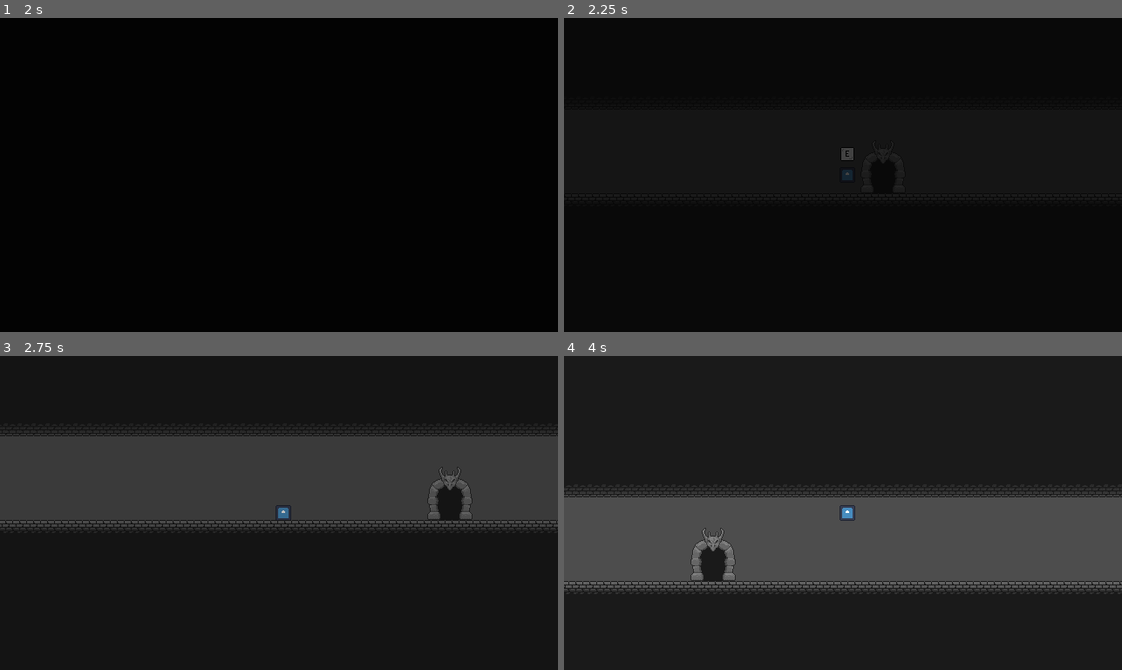
Above: before the commit, frames 1-4 (two rows, left to right).
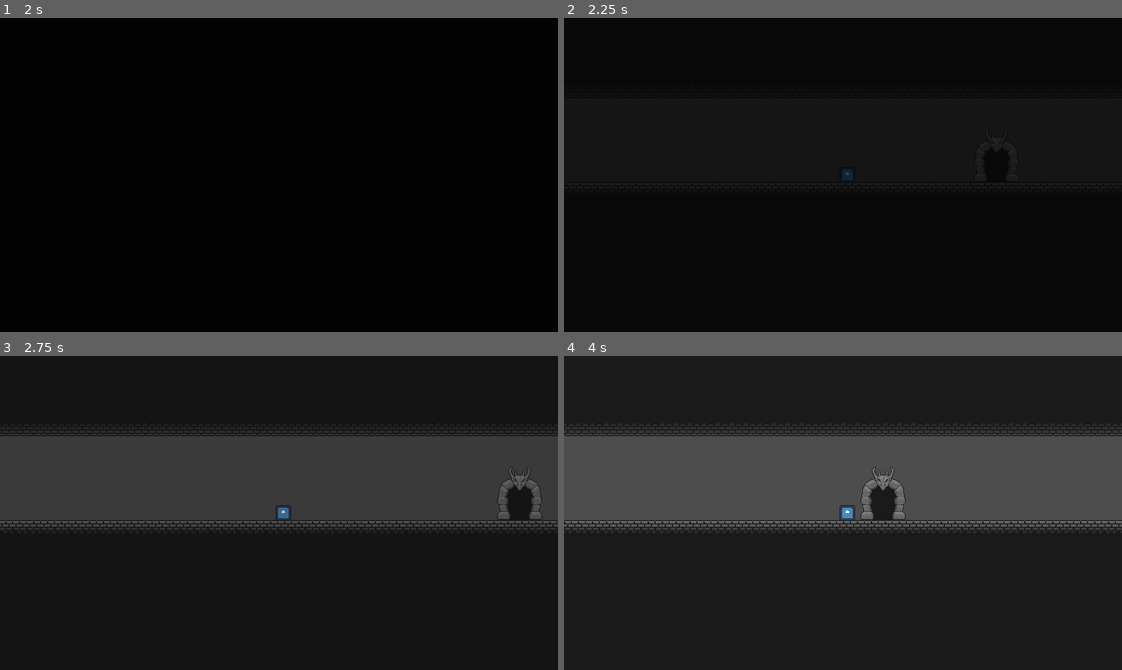
Above: after the commit, the same moments.

Repository: MatthewBL/Gates-and-Gems
Game: Godot game, scene res://scenes/level_manager/level_manager.tscn
Two runs of this game, one before a commit and one after it. Both use one fixed random seed, a clock stepped at 60 frames per second and the inputs below. The engine's default icon, where the game draws it, is replaced by a stand-in: a white triangle on a blue panel in a dark square.
Inputs:
- Up to frame 1 (2 s): tap Enter at 0.5 s; hold Space (ui_accept) 0.53-1.28 s; hold D (ui_right) from 0.53 s (still down); tap E (interact) at 1.35 s; tap Space (ui_accept) at 1.52, 1.55, 1.82 s
- Up to frame 2 (2.25 s): tap Space (ui_accept) at 2 s; release D (ui_right) at 2.03 s; hold A (ui_left) from 2.03 s (still down); hold Space (ui_accept) from 2.03 s (still down)
- Up to frame 3 (2.75 s): keep holding A (ui_left); keep holding Space (ui_accept)
- Up to frame 4 (4 s): release A (ui_left) at 2.78 s; release Space (ui_accept) at 2.78 s; hold D (ui_right) from 2.78 s (still down); tap E (interact) at 2.85 s; tap Space (ui_accept) at 3.02, 3.05, 3.32 s; hold Space (ui_accept) from 3.53 s (still down)

Frame 1 is identical in both runs. In frame 2, less than 0.1% of the frame differs, in the area x 49-61%, y 41-54%; in frame 3, 1.4%; in frame 4, 41%, in the area x 0-100%, y 21-76%.

Commit message:
Updated velocities

Diff:
--- a/player_movement.gd
+++ b/player_movement.gd
@@ -1,9 +1,9 @@
 class_name PlayerMovement
 extends CharacterBody2D
 
-const SPEED = 300.0
-const JUMP_VELOCITY = -400.0
-const QUICKSAND_JUMP_VELOCITY = -300.0
+const SPEED = 200.0
+const JUMP_VELOCITY = -300.0
+const QUICKSAND_MOVEMENT_VELOCITY_MULTIPLIER = 0.5
 const MAX_DROP_VELOCITY = 1200.0
 const MAX_QUICKSAND_VELOCITY = 100.0
 const QUICKSAND_GRAVITY_MULTIPLIER = 0.2
@@ -32,10 +32,7 @@
 func _physics_process(delta: float) -> void:
 	# Add the gravity.
 	if not is_on_floor():
-		if onQuickSand:
-			velocity += QUICKSAND_GRAVITY_MULTIPLIER * get_gravity() * delta
-		else:
-			velocity += get_gravity() * delta
+		velocity += get_gravity() * delta
 
 	# Max quicksand velocity
 	if onQuickSand and velocity.y > MAX_QUICKSAND_VELOCITY:
@@ -47,10 +44,7 @@
 
 	# Handle jump.
 	if Input.is_action_just_pressed("ui_accept") and (is_on_floor() or onQuickSand):
-		if onQuickSand:
-			velocity.y += QUICKSAND_JUMP_VELOCITY
-		else:
-			velocity.y = JUMP_VELOCITY
+		velocity.y += JUMP_VELOCITY
 
 
 	# Long jump.
@@ -64,6 +58,8 @@
 		velocity.x = direction * SPEED
 	else:
 		velocity.x = move_toward(velocity.x, 0, SPEED)
+	if (onQuickSand):
+		velocity*=QUICKSAND_MOVEMENT_VELOCITY_MULTIPLIER
 
 	move_and_slide()
 
@@ -73,6 +69,7 @@
 
 
 func _on_quicksand_detect_body_exited(_body: Node2D) -> void:
+	velocity.y += JUMP_VELOCITY
 	onQuickSand = false;
 
 
